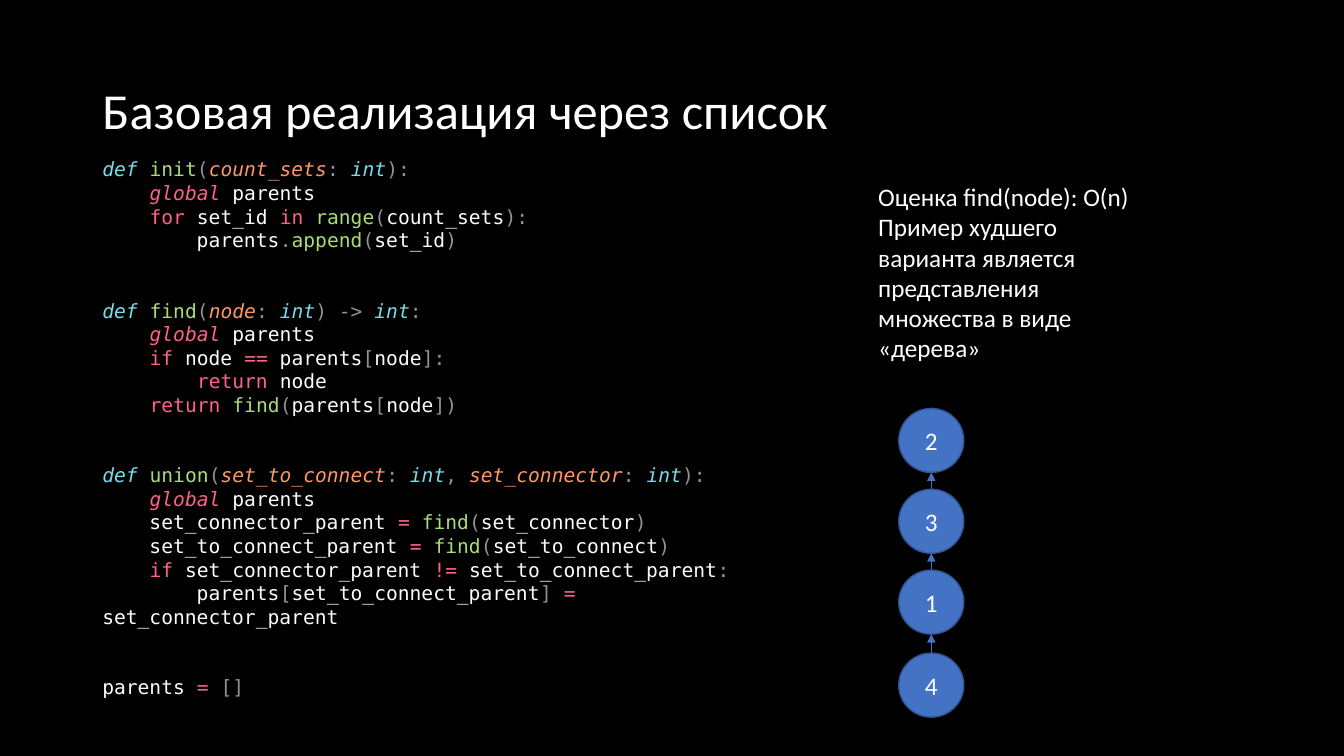
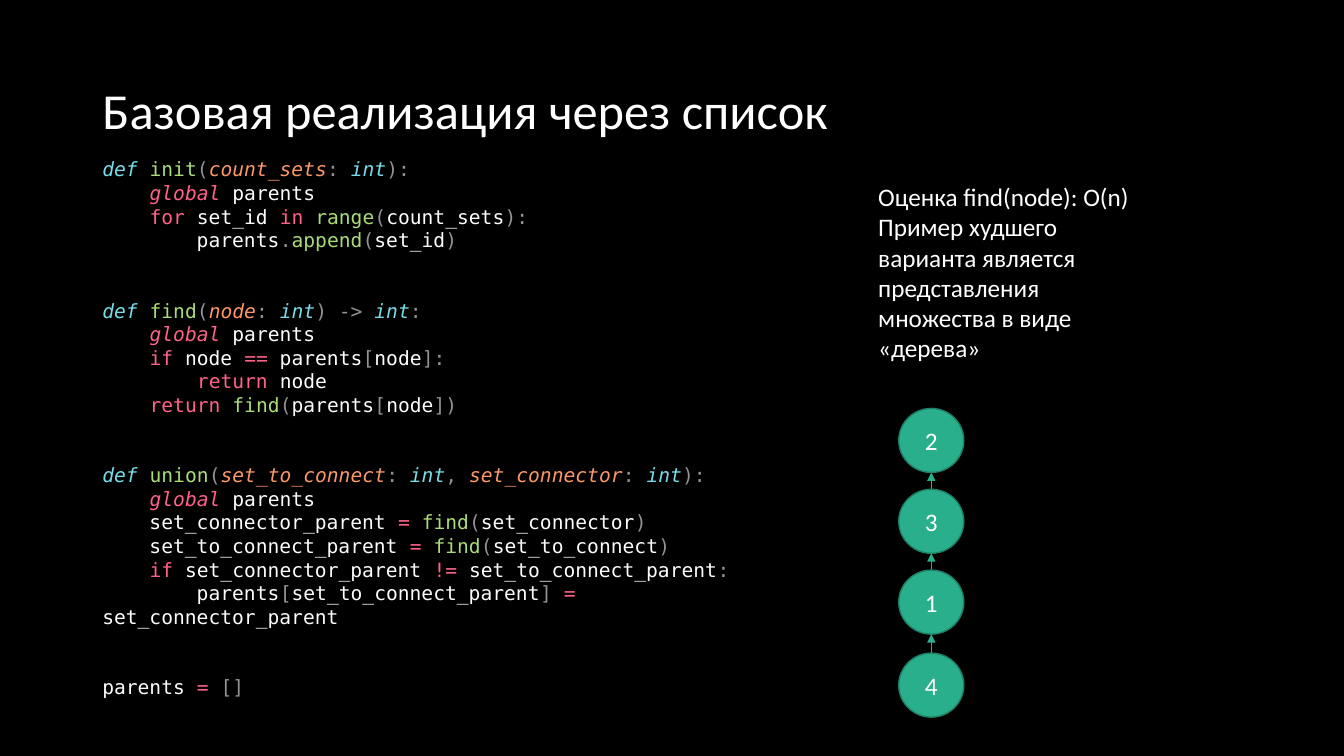
Before and after one commit to Valet-V0ult-de-Fur1e/combinatorics_and_graphs_repo, a slide deck: slide 5 of Задача объединить-найти Система не пересекающихся множеств. Алгоритм со сжатием путей сложности O(nG(n))/Презентация.pptx. Drawn at 1344x756 pixels with LibreOffice and Linux fonts; fonts in the diff are those of the drawing. Boxes give left, top, right and bottom in pixels: in the first picture for what was removed or moved away, otherwise in the second. Text is boxed around its words. In the diff, an @@ line names an element or a change of style, - is before the commit and + after.

```diff
--- a/Задача объединить-найти Система не пересекающихся множеств. Алгоритм со сжатием путей сложности O(nG(n))/Презентация.pptx
+++ b/Задача объединить-найти Система не пересекающихся множеств. Алгоритм со сжатием путей сложности O(nG(n))/Презентация.pptx
@@ arrow (932, 489) - (932, 473): stroke #4472C4 0.5 pt to #29AF8C 0.5 pt @@
@@ arrow (932, 571) - (932, 554): stroke #4472C4 0.5 pt to #29AF8C 0.5 pt @@
@@ fill #4472C4 to #29AF8C; outline #325491 1 pt to #1E8168 1 pt in 4 elements at (899,408,965,473), (899,489,965,554), (899,571,965,635), (899,653,965,718) @@
@@ arrow (932, 653) - (932, 634): stroke #4472C4 0.5 pt to #29AF8C 0.5 pt @@
```
Also in this commit, not shown: 4 other slides changed, 1 other file.
